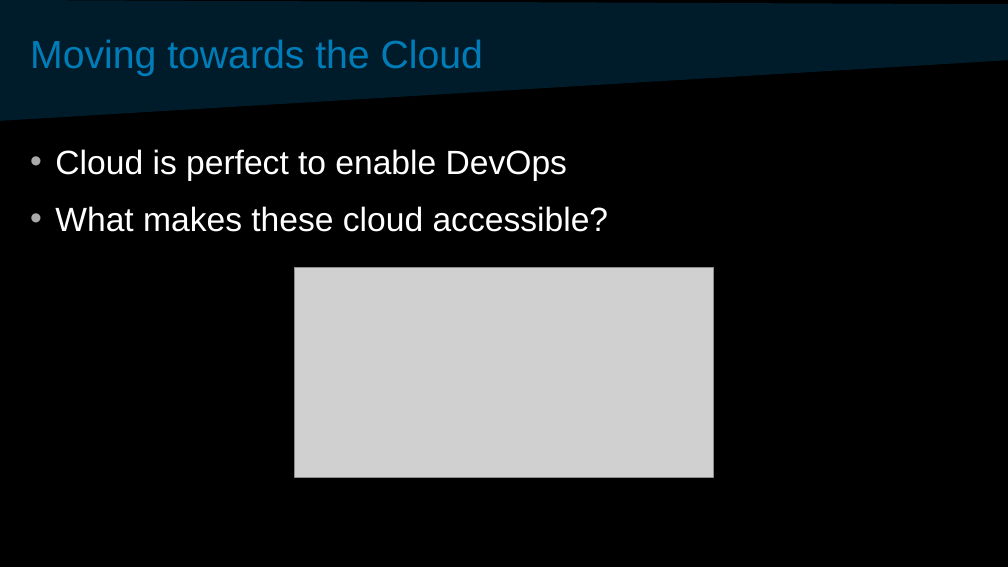
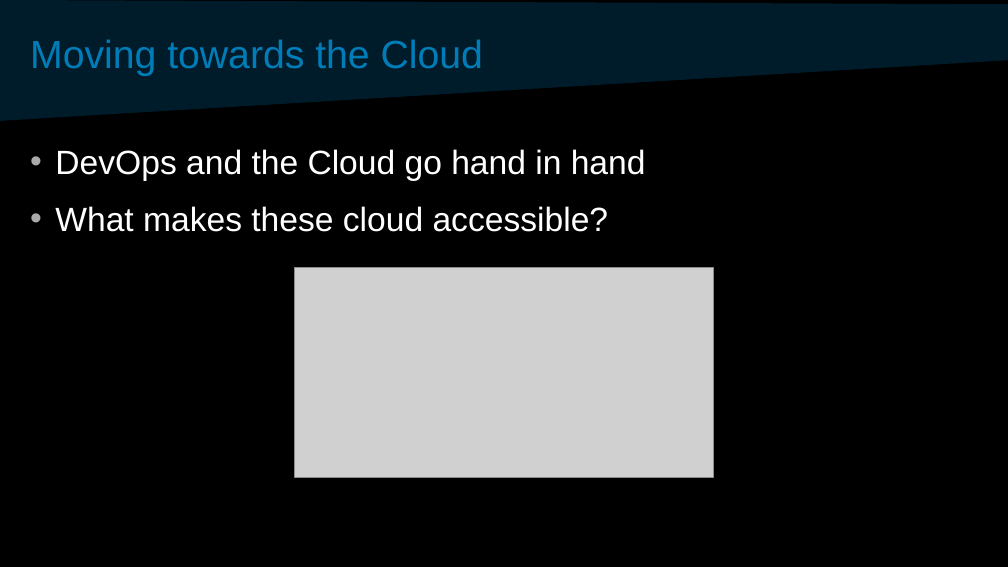
Before and after one commit to davidvonthenen/proposals, a slide deck: slide 25 of 2017_APACHECON_US/ConSchedAndSbSChangeCloud.pptx. Drawn at 1008x567 pixels with LibreOffice and Linux fonts; fonts in the diff are those of the drawing; grey boxes stand for pictures; background and template pictures are left out. Boxes give left, top, right and bottom in pixels: in the first picture for what was removed or moved away, otherwise in the second. Text is boxed around its words. In the diff, an @@ line names an element or a change of style, - is before the commit and + after.

```diff
--- a/2017_APACHECON_US/ConSchedAndSbSChangeCloud.pptx
+++ b/2017_APACHECON_US/ConSchedAndSbSChangeCloud.pptx
@@ text at box(55, 149, 646, 181): text changed @@
-• Cloud is perfect to enable DevOps
+• DevOps and the Cloud go hand in hand
```
Also in this commit, not shown: 2 other slides changed.
